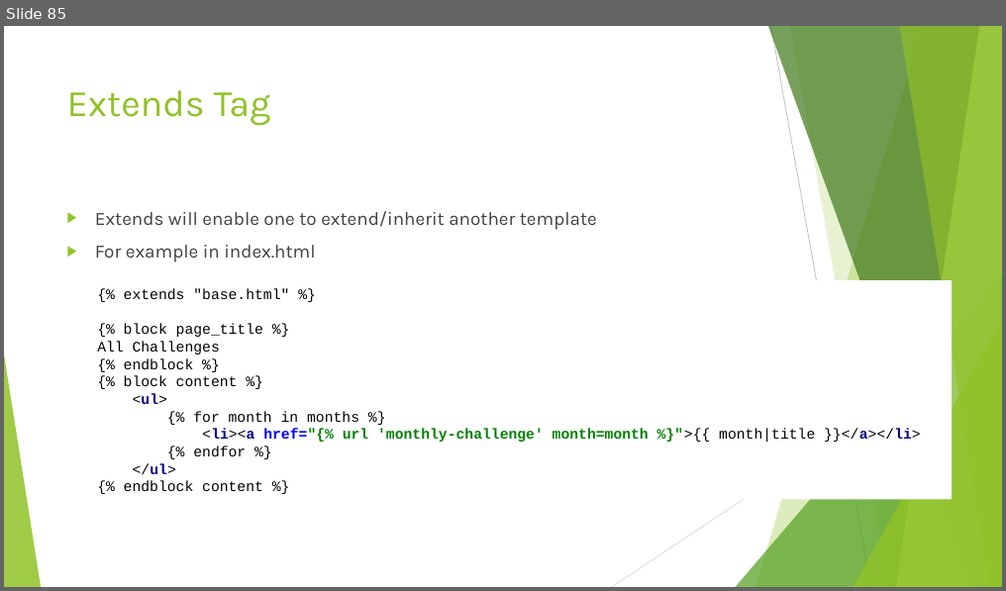
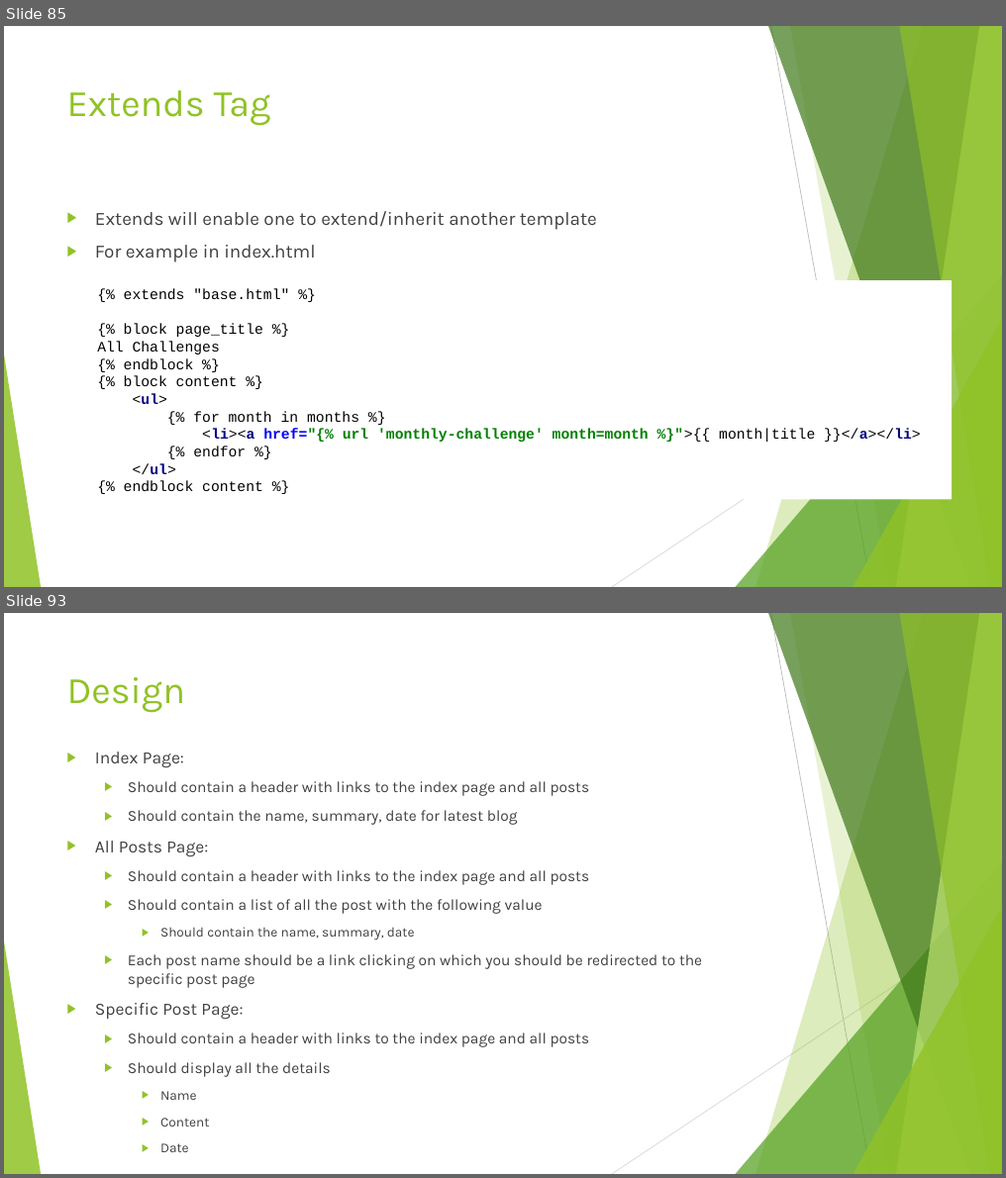
Before and after one commit to edyoda/PD-281220-Session-Code, a slide deck: Django EdYoda.pptx. Shown one above the other, each under a label of ours: slide 85 before the commit, slides 85 and 93 after it; the slides between them are not shown. The pictures are 1006x591 and 1006x1178 pixels, drawn with LibreOffice and Linux fonts; fonts in the diff are those of the drawing. Boxes give left, top, right and bottom in pixels: in the first picture for what was removed or moved away, otherwise in the second. Text is boxed around its words. In the diff, an @@ line names an element or a change of style, - is before the commit and + after.

```diff
--- a/Django EdYoda.pptx
+++ b/Django EdYoda.pptx
@@ slide 93 added at (4, 613, 1002, 1174), background #FFFFFF; not listed: 10 template elements that a slide beside it also shows @@
@@ title added at (67, 677, 186, 713), 36 pt, text #90C226 @@
+Design
@@ text added at (95, 752, 702, 1153), 14.8 pt, text #404040 @@
+▶ Index Page:
+  ▶ Should contain a header with links to the index page and all posts
+  ▶ Should contain the name, summary, date for latest blog
+▶ All Posts Page:
+  ▶ Should contain a header with links to the index page and all posts
+  ▶ Should contain a list of all the post with the following value
+    ▶ Should contain the name, summary, date
+  ▶ Each post name should be a link clicking on which you should be redirected to the specific post page
+▶ Specific Post Page:
+  ▶ Should contain a header with links to the index page and all posts
+  ▶ Should display all the details
+    ▶ Name
+    ▶ Content
+    ▶ Date
```
Also in this commit, not shown: 3 slides changed, 9 other slides added, 22 other files.
